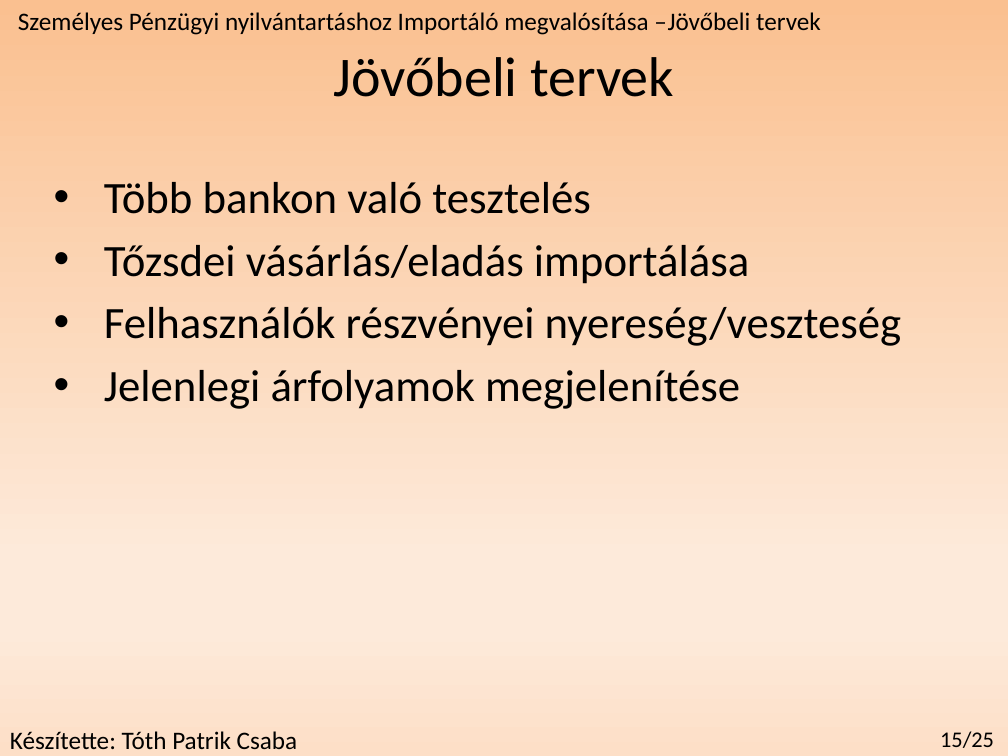
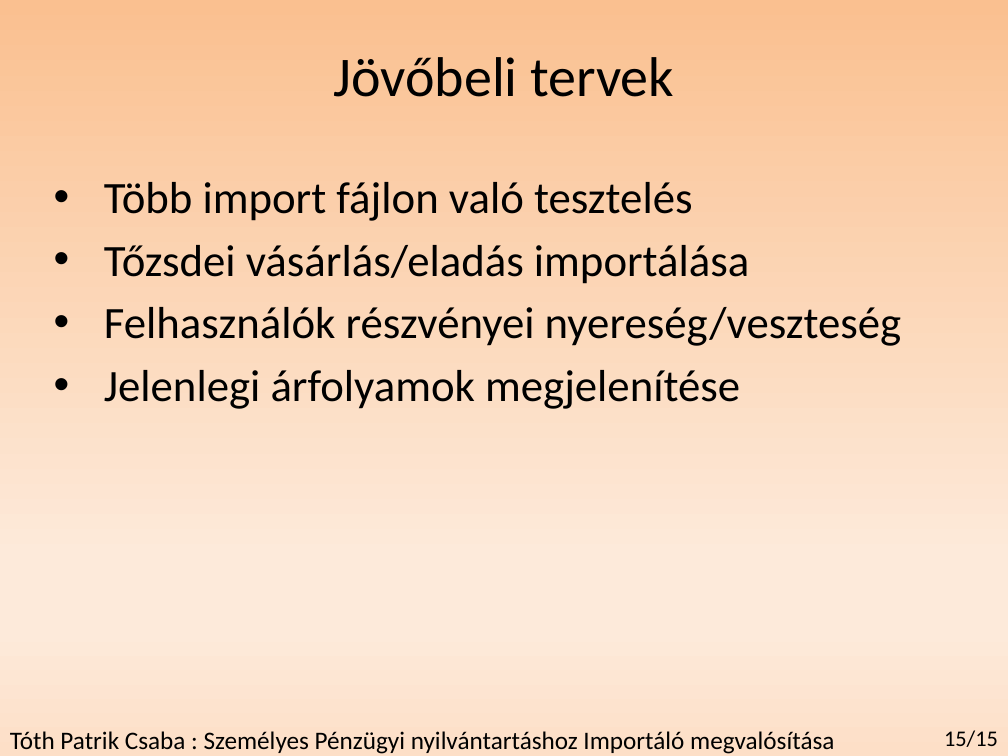
Before and after one commit to redizaar/MoneyManager, a slide deck: slide 17 of féléveselőadás_szakdoga.pptx (slide 15 before the commit). Drawn at 1008x756 pixels with LibreOffice and Linux fonts; fonts in the diff are those of the drawing. Boxes give left, top, right and bottom in pixels: in the first picture for what was removed or moved away, otherwise in the second. Text is boxed around its words. In the diff, an @@ line names an element or a change of style, - is before the commit and + after.

```diff
--- a/féléveselőadás_szakdoga.pptx
+++ b/féléveselőadás_szakdoga.pptx
@@ text removed at <box>18,12,821,35</box> @@
-Személyes Pénzügyi nyilvántartáshoz Importáló megvalósítása –Jövőbeli tervek
@@ text at <box>104,182,693,221</box>: text changed @@
-• Több bankon való tesztelés
+• Több import fájlon való tesztelés
@@ text at <box>10,731,834,754</box>: text changed @@
-Készítette: Tóth Patrik Csaba
+Tóth Patrik Csaba : Személyes Pénzügyi nyilvántartáshoz Importáló megvalósítása
@@ text at <box>944,730,998,747</box>: text changed @@
-15/25
+15/15
```
Also in this commit, not shown: 14 other slides changed, 2 slides added, 1 slide removed, 1 other file.
